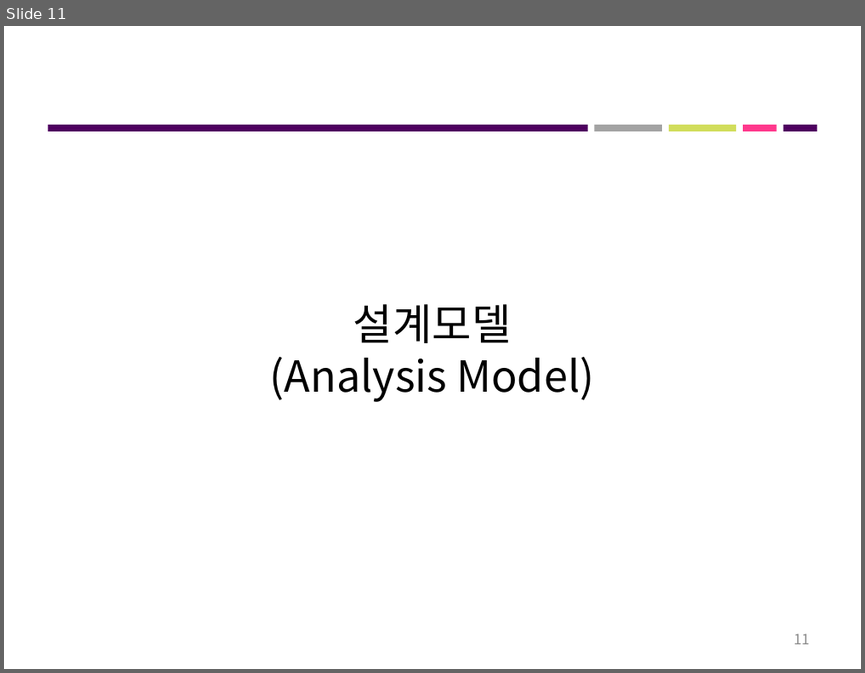
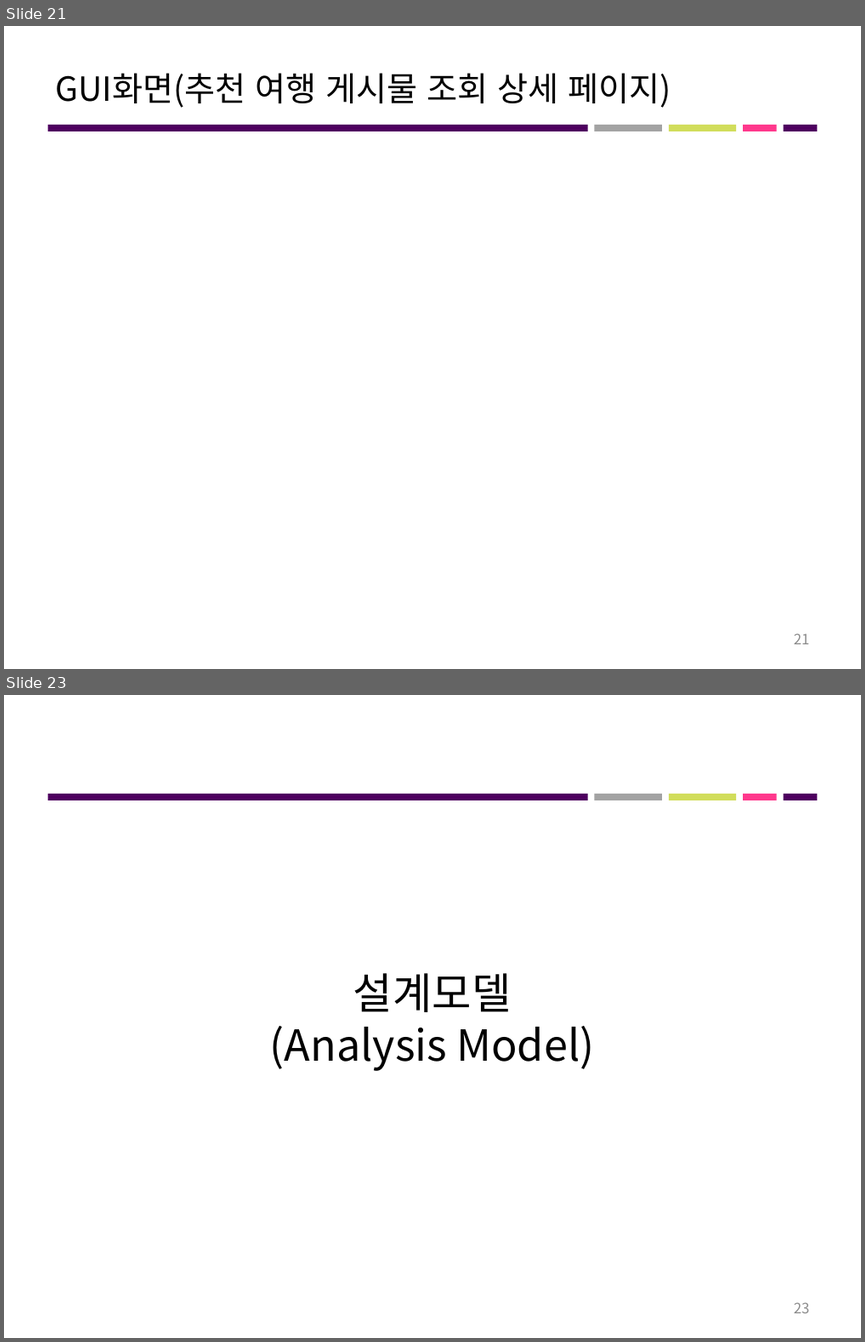
Before and after one commit to roeniss/TripPicker, a slide deck: 관리산출물/프로젝트_최종결과보고서/1팀_최종결과보고서.pptx. Shown one above the other, each under a label of ours: slide 11 before the commit, slides 21 and 23 after it; the slides between them are not shown. The pictures are 865x673 and 865x1342 pixels, drawn with LibreOffice and Linux fonts; fonts in the diff are those of the drawing. Boxes give left, top, right and bottom in pixels: in the first picture for what was removed or moved away, otherwise in the second. Text is boxed around its words. In the diff, an @@ line names an element or a change of style, - is before the commit and + after.

```diff
--- a/관리산출물/프로젝트_최종결과보고서/1팀_최종결과보고서.pptx
+++ b/관리산출물/프로젝트_최종결과보고서/1팀_최종결과보고서.pptx
@@ slide 21 added at bbox=[4, 26, 861, 669], background #FFFFFF; not listed: 5 template elements that a slide beside it also shows @@
@@ title added at bbox=[55, 73, 670, 108], 28 pt, text #000000 @@
+GUI화면(추천 여행 게시물 조회 상세 페이지)
@@ page number added at bbox=[794, 633, 810, 644], 12 pt, text #8C8C8C @@
+21
@@ what was slide 11 is now slide 23 @@
@@ page number at bbox=[794, 1302, 810, 1313]: text changed @@
-11
+23
```
Also in this commit, not shown: 6 slides changed, 12 other slides added, 1 slide removed, 7 other files.
